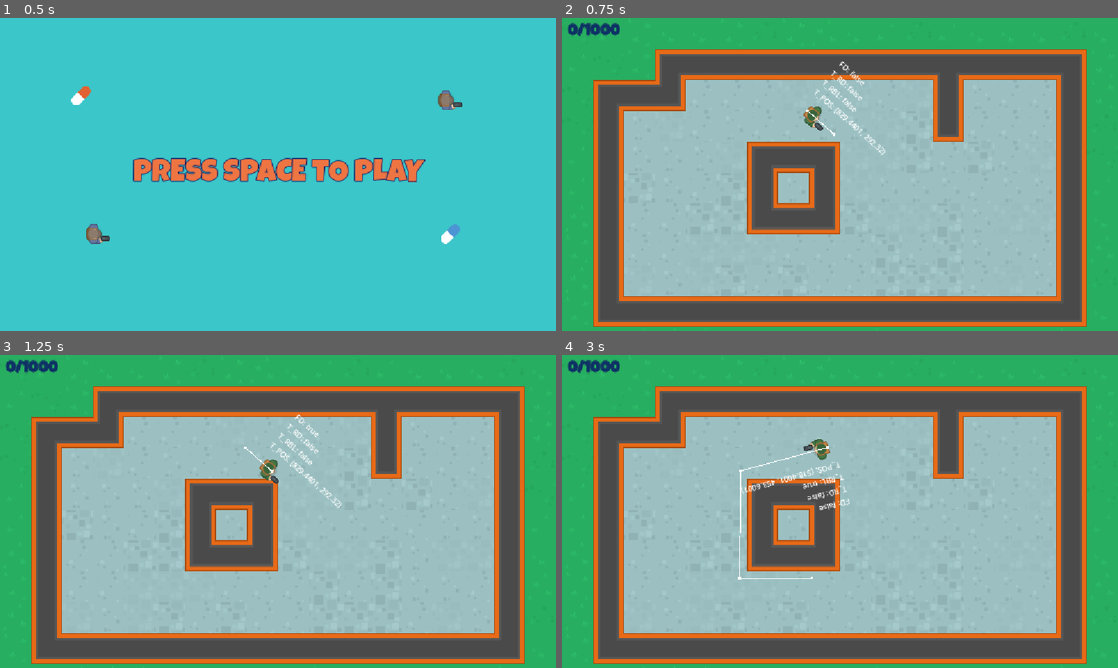
Above: before the commit, frames 1-4 (two rows, left to right).
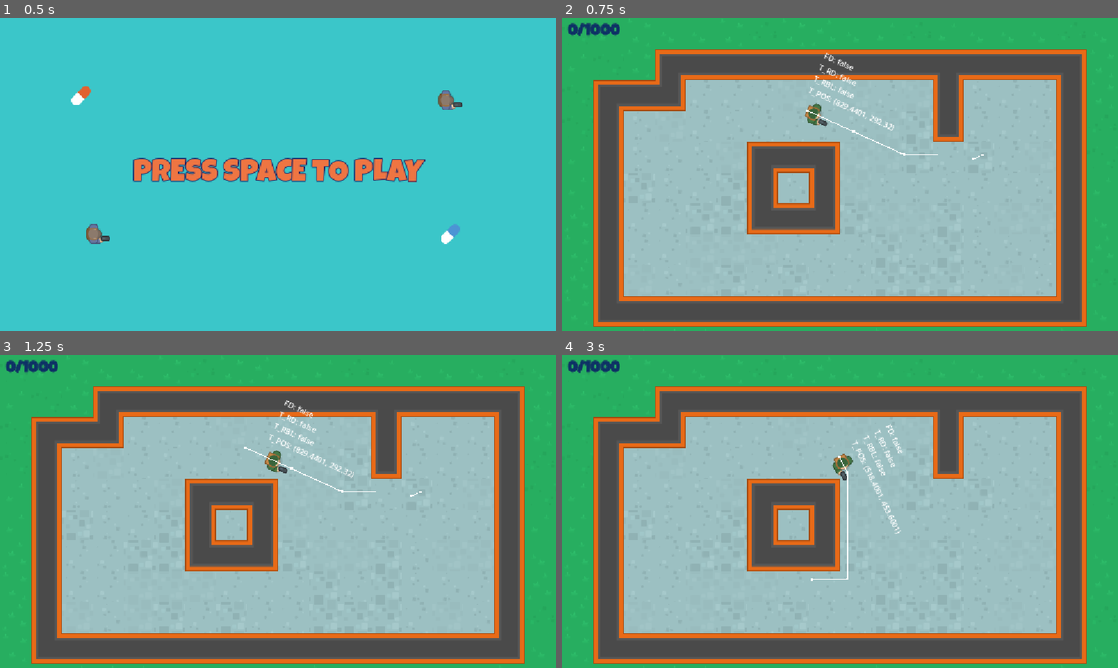
Above: after the commit, the same moments.

Repository: Mathorga/godot_training
Game: Godot game, scene res://scenes/main/main.tscn
Two runs of this game, one before a commit and one after it. Both use one fixed random seed, a clock stepped at 60 frames per second and the inputs below.
Inputs (mouse positions are in pixels of both pictures, inside the frame that each line leads up to):
- Up to frame 1 (0.5 s): no input
- Up to frame 2 (0.75 s): tap Space at 0.5 s; move the mouse to (962, 158) at 0.52 s; click (962, 158) at 0.6 s
- Up to frame 3 (1.25 s): tap Enter (ui_accept) at 0.77 s
- Up to frame 4 (3 s): move the mouse to (728, 527) at 1.27 s; click (728, 527) at 1.35 s; tap Enter (ui_accept) at 1.52 s; move the mouse to (895, 442) at 2.02 s; click (895, 442) at 2.1 s; move the mouse to (812, 574) at 2.77 s; click (812, 574) at 2.85 s

Frame 1 is identical in both runs. In frame 2, 0.9% of the frame differs, in the area x 43-76%, y 11-46%; in frame 3, 1.0%; in frame 4, 1.4%, in the area x 31-62%, y 22-73%.

Commit message:
Updates on navigation

Diff:
--- a/do-not-mind-me/scenes/level/level.tscn
+++ b/do-not-mind-me/scenes/level/level.tscn
@@ -5,9 +5,14 @@
 [ext_resource type="PackedScene" uid="uid://ctt2xms8fju1e" path="res://scenes/npc/npc.tscn" id="3_i166f"]
 
 [sub_resource type="NavigationPolygon" id="NavigationPolygon_nbgty"]
-vertices = PackedVector2Array(611.3203, 461.07813, 614.6719, 563.9531, 143.04688, 562.03906, 367.89844, 463.07813, 370.10156, 239.95313, 144.9375, 208.92188, 269, 207.92188, 269, 144, 564, 144, 564, 240.9375)
-polygons = Array[PackedInt32Array]([PackedInt32Array(0, 1, 2, 3), PackedInt32Array(4, 3, 2, 5, 6), PackedInt32Array(7, 8, 9, 4, 6)])
-outlines = Array[PackedVector2Array]([PackedVector2Array(135, 199, 133, 572, 625, 574, 621, 451, 378, 453, 380, 250, 574, 251, 574, 134, 259, 134, 259, 198)])
+vertices = PackedVector2Array(591, 463.89844, 743.9531, 558.0625, 143.04688, 561.9297, 365.04688, 466.10156, 742.03906, 151.84375, 591, 243.10156, 269, 144.15625, 363.95313, 240.89844, 269, 207.92188, 144.9375, 208.92188)
+polygons = Array[PackedInt32Array]([PackedInt32Array(0, 1, 2, 3), PackedInt32Array(4, 1, 0, 5), PackedInt32Array(6, 4, 5, 7, 8), PackedInt32Array(7, 3, 2, 9, 8)])
+outlines = Array[PackedVector2Array]([PackedVector2Array(135, 199, 133, 572, 754, 568, 752, 142, 259, 134, 259, 198)])
+
+[sub_resource type="NavigationPolygon" id="NavigationPolygon_i166f"]
+vertices = PackedVector2Array(1004.96875, 555.8828, 852, 554.1094, 852, 154.77344, 1004.02344, 151.22656)
+polygons = Array[PackedInt32Array]([PackedInt32Array(0, 1, 2, 3)])
+outlines = Array[PackedVector2Array]([PackedVector2Array(842, 145, 1014, 141, 1015, 566, 842, 564)])
 
 [node name="Level" type="Node2D" unique_id=1458993899]
 
@@ -35,5 +40,20 @@
 [node name="NavigationRegion2D" type="NavigationRegion2D" parent="." unique_id=847403496]
 navigation_polygon = SubResource("NavigationPolygon_nbgty")
 
+[node name="Polygon2D" type="Polygon2D" parent="NavigationRegion2D" unique_id=1618600404]
+color = Color(1, 1, 1, 0)
+polygon = PackedVector2Array(374, 251, 581, 253, 581, 454, 375, 456)
+
+[node name="NavigationRegion2D2" type="NavigationRegion2D" parent="." unique_id=1858157596]
+navigation_polygon = SubResource("NavigationPolygon_i166f")
+
 [node name="NPC" parent="." unique_id=1394987986 instance=ExtResource("3_i166f")]
 position = Vector2(509, 192)
+
+[node name="NavigationLink2D" type="NavigationLink2D" parent="." unique_id=1827379126]
+start_position = Vector2(871, 284)
+end_position = Vector2(709, 283)
+
+[node name="NavigationLink2D2" type="NavigationLink2D" parent="." unique_id=280360291]
+start_position = Vector2(886, 481)
+end_position = Vector2(707, 479)
--- a/do-not-mind-me/scenes/npc/npc.gd
+++ b/do-not-mind-me/scenes/npc/npc.gd
@@ -15,10 +15,7 @@
 
 func _physics_process(_delta: float) -> void:
 	_set_label()
-
 	_navigate()
-
-	move_and_slide()
 
 func _navigate() -> void:
 	if nav_agent.is_navigation_finished(): return
@@ -26,6 +23,7 @@
 	var next_pos: Vector2 = nav_agent.get_next_path_position()
 	rotation = global_position.direction_to(next_pos).angle()
 	velocity = transform.x * SPEED
+	move_and_slide()
 
 func _set_label() -> void:
 	var label_content: String = ""
